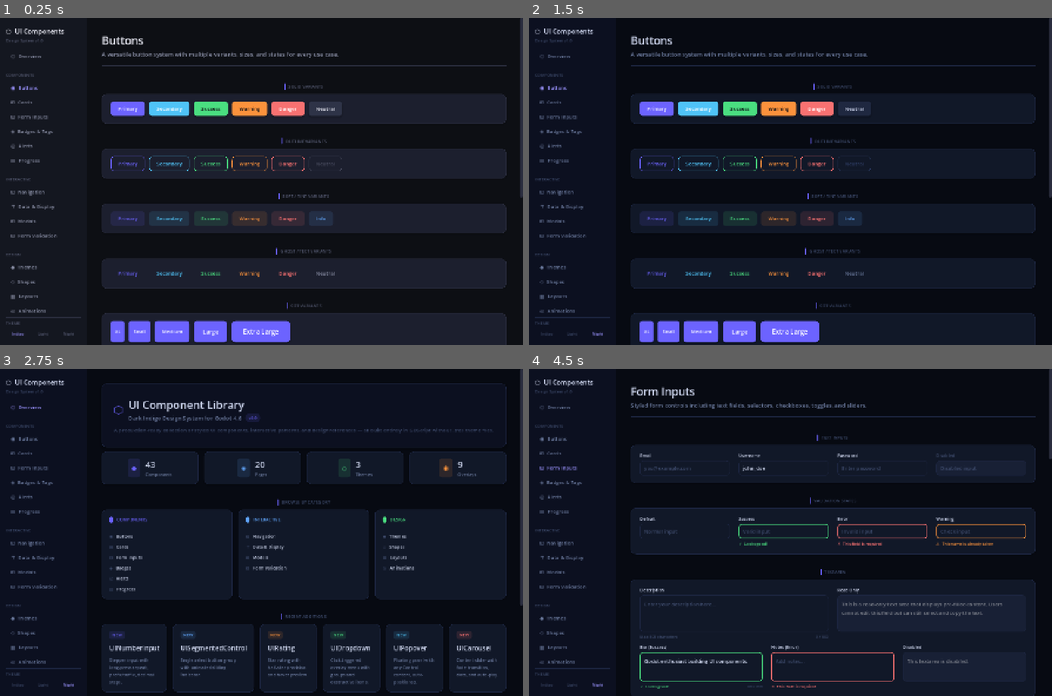
Above: before the commit, frames 1-4 (two rows, left to right).
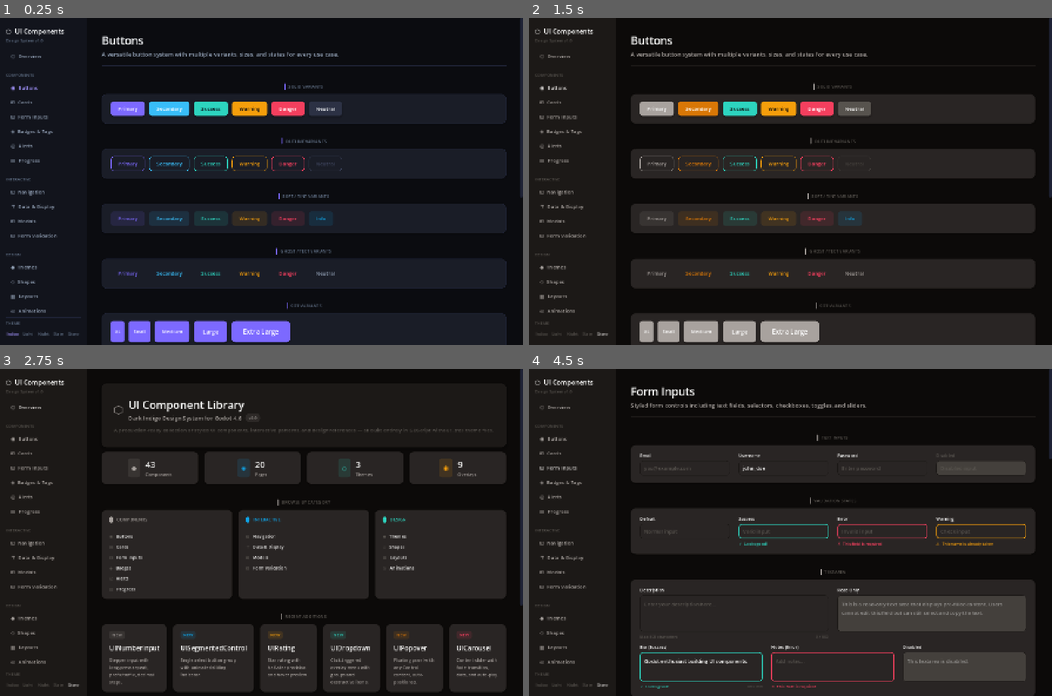
Above: after the commit, the same moments.

Repository: Cai-ki/godot-component-library
Game: Godot game, scene res://scenes/main.tscn
The game is run twice, just before and just after one commit, with the same random seed, the same clock (stepped at 60 frames per second) and the same inputs.
Inputs (mouse positions are in pixels of both pictures, inside the frame that each line leads up to):
- Up to frame 1 (0.25 s): no input
- Up to frame 2 (1.5 s): click (586, 335) at 0.5 s, where only the run after the commit has a clickable "Slate"; click (602, 335) at 1.25 s, where only the run after the commit has a clickable "Stone"
- Up to frame 3 (2.75 s): click "⬡ Overview" at 2 s
- Up to frame 4 (4.5 s): click "◉ Buttons" at 2.75 s; click "⊞ Cards" at 3.5 s; click "⊟ Form Inputs" at 4.25 s

The runs differ from the first frame. In frame 1, 1.0% of the frame differs, in the area x 1-63%, y 25-98%; in frame 2, 7.0%; in frame 3, 5.6%; in frame 4, 11%, in the area x 1-97%, y 3-100%.

Commit message:
feat: optimize theme color palette and add premium Slate and Stone presets

Diff:
--- a/scripts/main.gd
+++ b/scripts/main.gd
@@ -197,6 +197,8 @@
 		["dark_indigo", "Indigo"],
 		["light",       "Light"],
 		["midnight",    "Night"],
+		["slate",       "Slate"],
+		["stone",       "Stone"],
 	]
 
 	for t in themes:
@@ -411,6 +413,8 @@
 		"dark_indigo": UIThemePresets.apply_dark_indigo()
 		"light":       UIThemePresets.apply_light()
 		"midnight":    UIThemePresets.apply_midnight()
+		"slate":       UIThemePresets.apply_slate()
+		"stone":       UIThemePresets.apply_stone()
 
 	# Update background
 	_bg.color = UITheme.BG
--- a/scripts/pages/themes_page.gd
+++ b/scripts/pages/themes_page.gd
@@ -5,33 +5,34 @@
 const THEMES := [
 	{
 		"name": "Indigo",
-		"primary": Color("#6C63FF"), "accent": Color("#9B93FF"),
-		"surface": Color("#141720"), "surface2": Color("#1C1F2E"),
-		"border": Color("#2A2D3E"), "text": Color("#E8E9F3"), "muted": Color("#555A72"),
+		"primary": Color("#7C69FF"), "accent": Color("#A394FF"),
+		"surface": Color("#12141C"), "surface2": Color("#1A1D27"),
+		"border": Color("#1E2235"), "text": Color("#F8FAFC"), "muted": Color("#94A3B8"),
 	},
 	{
 		"name": "Ocean",
-		"primary": Color("#0EA5E9"), "accent": Color("#38BDF8"),
-		"surface": Color("#0C1929"), "surface2": Color("#132840"),
-		"border": Color("#1E3A5F"), "text": Color("#E0F2FE"), "muted": Color("#4B7399"),
+		"primary": Color("#38BDF8"), "accent": Color("#7DD3FC"),
+		"surface": Color("#020617"), "surface2": Color("#0F172A"),
+		"border": Color("#1E293B"), "text": Color("#F1F5F9"), "muted": Color("#64748B"),
 	},
 	{
-		"name": "Emerald",
-		"primary": Color("#10B981"), "accent": Color("#34D399"),
-		"surface": Color("#0D1F17"), "surface2": Color("#142E22"),
-		"border": Color("#1A4034"), "text": Color("#D1FAE5"), "muted": Color("#3D7A5F"),
+		"name": "Slate",
+		"primary": Color("#38BDF8"), "accent": Color("#7DD3FC"),
+		"surface": Color("#0F172A"), "surface2": Color("#1E293B"),
+		"border": Color("#1E293B"), "text": Color("#F1F5F9"), "muted": Color("#94A3B8"),
 	},
 	{
-		"name": "Sunset",
-		"primary": Color("#F59E0B"), "accent": Color("#F97316"),
-		"surface": Color("#1F1510"), "surface2": Color("#2D1F14"),
-		"border": Color("#4A3320"), "text": Color("#FEF3C7"), "muted": Color("#8B6B3D"),
+		"name": "Stone",
+		"primary": Color("#A8A29E"), "accent": Color("#D6D3D1"),
+		"surface": Color("#0C0A09"), "surface2": Color("#1C1917"),
+		"border": Color("#1C1917"), "text": Color("#FAFAF9"), "muted": Color("#57534E"),
 	},
+
 	{
-		"name": "Rose",
-		"primary": Color("#F43F5E"), "accent": Color("#FB7185"),
-		"surface": Color("#1F1018"), "surface2": Color("#2E1826"),
-		"border": Color("#4A2038"), "text": Color("#FFE4E6"), "muted": Color("#8B4060"),
+		"name": "Amber",
+		"primary": Color("#F59E0B"), "accent": Color("#FCD34D"),
+		"surface": Color("#1C1917"), "surface2": Color("#292524"),
+		"border": Color("#44403C"), "text": Color("#FAFAF9"), "muted": Color("#A8A29E"),
 	},
 ]
 
--- a/scripts/theme.gd
+++ b/scripts/theme.gd
@@ -4,62 +4,62 @@
 # =============================================
 # BACKGROUND HIERARCHY
 # =============================================
-static var BG := Color("#0D0F14")
-static var SURFACE_1 := Color("#141720")
-static var SURFACE_2 := Color("#1C1F2E")
-static var SURFACE_3 := Color("#252A3A")
-static var SURFACE_4 := Color("#2E3347")
+static var BG := Color("#0B0C10")
+static var SURFACE_1 := Color("#12141C")
+static var SURFACE_2 := Color("#1A1D27")
+static var SURFACE_3 := Color("#232735")
+static var SURFACE_4 := Color("#2C3144")
 
 # =============================================
 # BORDER COLORS
 # =============================================
-static var BORDER := Color("#2A2D3E")
-static var BORDER_LIGHT := Color("#353849")
-static var BORDER_STRONG := Color("#4A4D60")
+static var BORDER := Color("#1E2235")
+static var BORDER_LIGHT := Color("#2A2F45")
+static var BORDER_STRONG := Color("#3F4660")
 
 # =============================================
 # BRAND COLORS
 # =============================================
-static var PRIMARY := Color("#6C63FF")
-static var PRIMARY_DARK := Color("#5550DD")
-static var PRIMARY_LIGHT := Color("#9B93FF")
-static var PRIMARY_SOFT := Color(0.424, 0.388, 1.0, 0.12)
+static var PRIMARY := Color("#7C69FF")
+static var PRIMARY_DARK := Color("#6355E5")
+static var PRIMARY_LIGHT := Color("#A394FF")
+static var PRIMARY_SOFT := Color(0.486, 0.412, 1.0, 0.12)
 
-static var SECONDARY := Color("#4FC3F7")
-static var SECONDARY_DARK := Color("#039BE5")
-static var SECONDARY_LIGHT := Color("#81D4FA")
-static var SECONDARY_SOFT := Color(0.31, 0.765, 0.97, 0.12)
+static var SECONDARY := Color("#38BDF8")
+static var SECONDARY_DARK := Color("#0EA5E9")
+static var SECONDARY_LIGHT := Color("#7DD3FC")
+static var SECONDARY_SOFT := Color(0.22, 0.741, 0.973, 0.12)
 
 # =============================================
 # STATUS COLORS
 # =============================================
-static var SUCCESS := Color("#4ADE80")
-static var SUCCESS_DARK := Color("#22C55E")
-static var SUCCESS_LIGHT := Color("#86EFAC")
-static var SUCCESS_SOFT := Color(0.29, 0.87, 0.5, 0.12)
+static var SUCCESS := Color("#2DD4BF")
+static var SUCCESS_DARK := Color("#14B8A6")
+static var SUCCESS_LIGHT := Color("#99F6E4")
+static var SUCCESS_SOFT := Color(0.176, 0.831, 0.749, 0.12)
 
-static var WARNING := Color("#FB923C")
-static var WARNING_DARK := Color("#EA580C")
-static var WARNING_LIGHT := Color("#FCA370")
-static var WARNING_SOFT := Color(0.98, 0.57, 0.24, 0.12)
+static var WARNING := Color("#F59E0B")
+static var WARNING_DARK := Color("#D97706")
+static var WARNING_LIGHT := Color("#FCD34D")
+static var WARNING_SOFT := Color(0.96, 0.62, 0.04, 0.12)
 
-static var DANGER := Color("#F87171")
-static var DANGER_DARK := Color("#EF4444")
-static var DANGER_LIGHT := Color("#FCA5A5")
-static var DANGER_SOFT := Color(0.97, 0.44, 0.44, 0.12)
+static var DANGER := Color("#F43F5E")
+static var DANGER_DARK := Color("#E11D48")
+static var DANGER_LIGHT := Color("#FB7185")
+static var DANGER_SOFT := Color(0.957, 0.247, 0.369, 0.12)
 
-static var INFO := Color("#60A5FA")
-static var INFO_DARK := Color("#3B82F6")
-static var INFO_LIGHT := Color("#93C5FD")
-static var INFO_SOFT := Color(0.38, 0.65, 0.98, 0.12)
+static var INFO := Color("#0EA5E9")
+static var INFO_DARK := Color("#0284C7")
+static var INFO_LIGHT := Color("#7DD3FC")
+static var INFO_SOFT := Color(0.05, 0.65, 0.91, 0.12)
 
 # =============================================
 # TEXT COLORS
 # =============================================
-static var TEXT_PRIMARY := Color("#E8E9F3")
-static var TEXT_SECONDARY := Color("#8B90A7")
-static var TEXT_MUTED := Color("#555A72")
-static var TEXT_INVERSE := Color("#0D0F14")
+static var TEXT_PRIMARY := Color("#F8FAFC")
+static var TEXT_SECONDARY := Color("#94A3B8")
+static var TEXT_MUTED := Color("#64748B")
+static var TEXT_INVERSE := Color("#050914")
 
 # =============================================
 # FONTS (Optional: Set these to your loaded font resources)
--- a/scripts/theme_presets.gd
+++ b/scripts/theme_presets.gd
@@ -13,76 +13,130 @@
 # ── Dark Indigo (default) ────────────────────────────────────────────────────
 
 static func apply_dark_indigo() -> void:
-	UITheme.BG       = Color("#0D0F14")
-	UITheme.SURFACE_1 = Color("#141720")
-	UITheme.SURFACE_2 = Color("#1C1F2E")
-	UITheme.SURFACE_3 = Color("#252A3A")
-	UITheme.SURFACE_4 = Color("#2E3347")
+	UITheme.BG       = Color("#0B0C10")
+	UITheme.SURFACE_1 = Color("#12141C")
+	UITheme.SURFACE_2 = Color("#1A1D27")
+	UITheme.SURFACE_3 = Color("#232735")
+	UITheme.SURFACE_4 = Color("#2C3144")
 
-	UITheme.BORDER        = Color("#2A2D3E")
-	UITheme.BORDER_LIGHT  = Color("#353849")
-	UITheme.BORDER_STRONG = Color("#4A4D60")
+	UITheme.BORDER        = Color("#1E2235")
+	UITheme.BORDER_LIGHT  = Color("#2A2F45")
+	UITheme.BORDER_STRONG = Color("#3F4660")
 
-	UITheme.TEXT_PRIMARY   = Color("#E8E9F3")
-	UITheme.TEXT_SECONDARY = Color("#8B90A7")
-	UITheme.TEXT_MUTED     = Color("#555A72")
-	UITheme.TEXT_INVERSE   = Color("#0D0F14")
+	UITheme.TEXT_PRIMARY   = Color("#F8FAFC")
+	UITheme.TEXT_SECONDARY = Color("#94A3B8")
+	UITheme.TEXT_MUTED     = Color("#64748B")
+	UITheme.TEXT_INVERSE   = Color("#050914")
 
-	UITheme.PRIMARY_SOFT    = Color(0.424, 0.388, 1.0, 0.12)
-	UITheme.SECONDARY_SOFT  = Color(0.31, 0.765, 0.97, 0.12)
-	UITheme.SUCCESS_SOFT    = Color(0.29, 0.87, 0.5, 0.12)
-	UITheme.WARNING_SOFT    = Color(0.98, 0.57, 0.24, 0.12)
-	UITheme.DANGER_SOFT     = Color(0.97, 0.44, 0.44, 0.12)
-	UITheme.INFO_SOFT       = Color(0.38, 0.65, 0.98, 0.12)
+	UITheme.PRIMARY_SOFT    = Color(0.486, 0.412, 1.0, 0.12)
+	UITheme.SECONDARY_SOFT  = Color(0.22, 0.741, 0.973, 0.12)
+	UITheme.SUCCESS_SOFT    = Color(0.176, 0.831, 0.749, 0.12)
+	UITheme.WARNING_SOFT    = Color(0.96, 0.62, 0.04, 0.12)
+	UITheme.DANGER_SOFT     = Color(0.957, 0.247, 0.369, 0.12)
+	UITheme.INFO_SOFT       = Color(0.05, 0.65, 0.91, 0.12)
 
 
 # ── Light ────────────────────────────────────────────────────────────────────
 
 static func apply_light() -> void:
-	UITheme.BG       = Color("#F0F2F8")
-	UITheme.SURFACE_1 = Color("#F8F9FC")
-	UITheme.SURFACE_2 = Color("#FFFFFF")
-	UITheme.SURFACE_3 = Color("#EEF0F7")
-	UITheme.SURFACE_4 = Color("#E2E5F0")
+	UITheme.BG       = Color("#F8FAFC")
+	UITheme.SURFACE_1 = Color("#FFFFFF")
+	UITheme.SURFACE_2 = Color("#F1F5F9")
+	UITheme.SURFACE_3 = Color("#E2E8F0")
+	UITheme.SURFACE_4 = Color("#CBD5E1")
 
-	UITheme.BORDER        = Color("#D4D7E8")
-	UITheme.BORDER_LIGHT  = Color("#C0C5DE")
-	UITheme.BORDER_STRONG = Color("#A8AECB")
+	UITheme.BORDER        = Color("#E2E8F0")
+	UITheme.BORDER_LIGHT  = Color("#F1F5F9")
+	UITheme.BORDER_STRONG = Color("#CBD5E1")
 
-	UITheme.TEXT_PRIMARY   = Color("#1A1C2E")
-	UITheme.TEXT_SECONDARY = Color("#4A4F6A")
-	UITheme.TEXT_MUTED     = Color("#8A90AA")
+	UITheme.TEXT_PRIMARY   = Color("#0F172A")
+	UITheme.TEXT_SECONDARY = Color("#475569")
+	UITheme.TEXT_MUTED     = Color("#94A3B8")
 	UITheme.TEXT_INVERSE   = Color("#FFFFFF")
 
-	UITheme.PRIMARY_SOFT    = Color(0.424, 0.388, 1.0, 0.10)
-	UITheme.SECONDARY_SOFT  = Color(0.31, 0.765, 0.97, 0.10)
-	UITheme.SUCCESS_SOFT    = Color(0.29, 0.87, 0.5, 0.10)
-	UITheme.WARNING_SOFT    = Color(0.98, 0.57, 0.24, 0.10)
-	UITheme.DANGER_SOFT     = Color(0.97, 0.44, 0.44, 0.10)
-	UITheme.INFO_SOFT       = Color(0.38, 0.65, 0.98, 0.10)
+	UITheme.PRIMARY_SOFT    = Color(0.486, 0.412, 1.0, 0.08)
+	UITheme.SECONDARY_SOFT  = Color(0.22, 0.741, 0.973, 0.08)
+	UITheme.SUCCESS_SOFT    = Color(0.176, 0.831, 0.749, 0.08)
+	UITheme.WARNING_SOFT    = Color(0.96, 0.62, 0.04, 0.08)
+	UITheme.DANGER_SOFT     = Color(0.957, 0.247, 0.369, 0.08)
+	UITheme.INFO_SOFT       = Color(0.05, 0.65, 0.91, 0.08)
 
 
 # ── Midnight ─────────────────────────────────────────────────────────────────
 
 static func apply_midnight() -> void:
-	UITheme.BG       = Color("#070A12")
-	UITheme.SURFACE_1 = Color("#0C1020")
-	UITheme.SURFACE_2 = Color("#111828")
-	UITheme.SURFACE_3 = Color("#182035")
-	UITheme.SURFACE_4 = Color("#1F2840")
+	UITheme.BG       = Color("#020617")
+	UITheme.SURFACE_1 = Color("#0F172A")
+	UITheme.SURFACE_2 = Color("#1E293B")
+	UITheme.SURFACE_3 = Color("#334155")
+	UITheme.SURFACE_4 = Color("#475569")
 
-	UITheme.BORDER        = Color("#1C2540")
-	UITheme.BORDER_LIGHT  = Color("#253054")
-	UITheme.BORDER_STRONG = Color("#2E3D66")
+	UITheme.BORDER        = Color("#1E293B")
+	UITheme.BORDER_LIGHT  = Color("#334155")
+	UITheme.BORDER_STRONG = Color("#475569")
 
-	UITheme.TEXT_PRIMARY   = Color("#D0D8F0")
-	UITheme.TEXT_SECONDARY = Color("#6B7A9E")
-	UITheme.TEXT_MUTED     = Color("#3D4A6B")
-	UITheme.TEXT_INVERSE   = Color("#070A12")
+	UITheme.TEXT_PRIMARY   = Color("#F1F5F9")
+	UITheme.TEXT_SECONDARY = Color("#94A3B8")
+	UITheme.TEXT_MUTED     = Color("#64748B")
+	UITheme.TEXT_INVERSE   = Color("#020617")
 
-	UITheme.PRIMARY_SOFT    = Color(0.424, 0.388, 1.0, 0.15)
-	UITheme.SECONDARY_SOFT  = Color(0.31, 0.765, 0.97, 0.15)
-	UITheme.SUCCESS_SOFT    = Color(0.29, 0.87, 0.5, 0.15)
-	UITheme.WARNING_SOFT    = Color(0.98, 0.57, 0.24, 0.15)
-	UITheme.DANGER_SOFT     = Color(0.97, 0.44, 0.44, 0.15)
-	UITheme.INFO_SOFT       = Color(0.38, 0.65, 0.98, 0.15)
+	UITheme.PRIMARY_SOFT    = Color(0.486, 0.412, 1.0, 0.15)
+	UITheme.SECONDARY_SOFT  = Color(0.22, 0.741, 0.973, 0.15)
+	UITheme.SUCCESS_SOFT    = Color(0.176, 0.831, 0.749, 0.15)
+	UITheme.WARNING_SOFT    = Color(0.96, 0.62, 0.04, 0.15)
+	UITheme.DANGER_SOFT     = Color(0.957, 0.247, 0.369, 0.15)
+	UITheme.INFO_SOFT       = Color(0.05, 0.65, 0.91, 0.15)
+
+
+# ── Slate (Professional Blue-Gray) ───────────────────────────────────────────
+
+static func apply_slate() -> void:
+	UITheme.BG       = Color("#0F172A")
+	UITheme.SURFACE_1 = Color("#1E293B")
+	UITheme.SURFACE_2 = Color("#334155")
+	UITheme.SURFACE_3 = Color("#475569")
+	UITheme.SURFACE_4 = Color("#64748B")
+
+	UITheme.BORDER        = Color("#1E293B")
+	UITheme.BORDER_LIGHT  = Color("#334155")
+	UITheme.BORDER_STRONG = Color("#475569")
+
+	UITheme.PRIMARY       = Color("#38BDF8")
+	UITheme.PRIMARY_DARK  = Color("#0EA5E9")
+	UITheme.PRIMARY_LIGHT = Color("#7DD3FC")
+	UITheme.SECONDARY     = Color("#6366F1")
+
+	UITheme.TEXT_PRIMARY   = Color("#F1F5F9")
+	UITheme.TEXT_SECONDARY = Color("#94A3B8")
+	UITheme.TEXT_MUTED     = Color("#475569")
+	UITheme.TEXT_INVERSE   = Color("#0F172A")
+
+	UITheme.PRIMARY_SOFT    = Color(0.22, 0.74, 0.97, 0.1)
+	UITheme.SECONDARY_SOFT  = Color(0.39, 0.4, 0.95, 0.1)
+
+
+# ── Stone (Modern Neutral Gray) ────────────────────────────────────────────
+
+static func apply_stone() -> void:
+	UITheme.BG       = Color("#0C0A09")
+	UITheme.SURFACE_1 = Color("#1C1917")
+	UITheme.SURFACE_2 = Color("#292524")
+	UITheme.SURFACE_3 = Color("#44403C")
+	UITheme.SURFACE_4 = Color("#57534E")
+
+	UITheme.BORDER        = Color("#1C1917")
+	UITheme.BORDER_LIGHT  = Color("#292524")
+	UITheme.BORDER_STRONG = Color("#44403C")
+
+	UITheme.PRIMARY       = Color("#A8A29E")
+	UITheme.PRIMARY_DARK  = Color("#78716C")
+	UITheme.PRIMARY_LIGHT = Color("#D6D3D1")
+	UITheme.SECONDARY     = Color("#D97706")
+
+	UITheme.TEXT_PRIMARY   = Color("#FAFAF9")
+	UITheme.TEXT_SECONDARY = Color("#A8A29E")
+	UITheme.TEXT_MUTED     = Color("#57534E")
+	UITheme.TEXT_INVERSE   = Color("#0C0A09")
+
+	UITheme.PRIMARY_SOFT    = Color(0.66, 0.64, 0.62, 0.1)
+	UITheme.SECONDARY_SOFT  = Color(0.85, 0.47, 0.02, 0.1)
Not shown, changed: README.md
Not shown, changed: plans/ui_optimization_and_art_design.md
